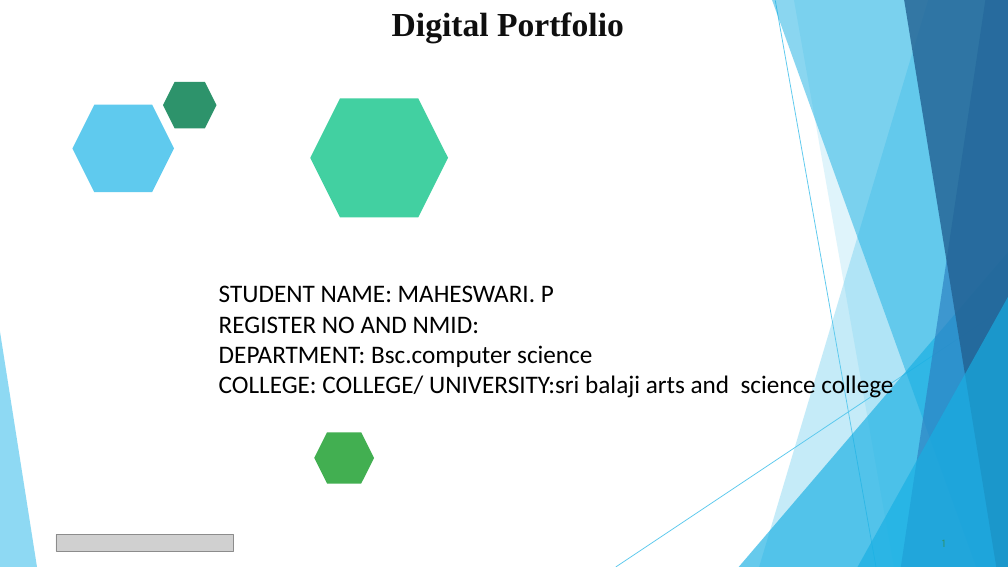
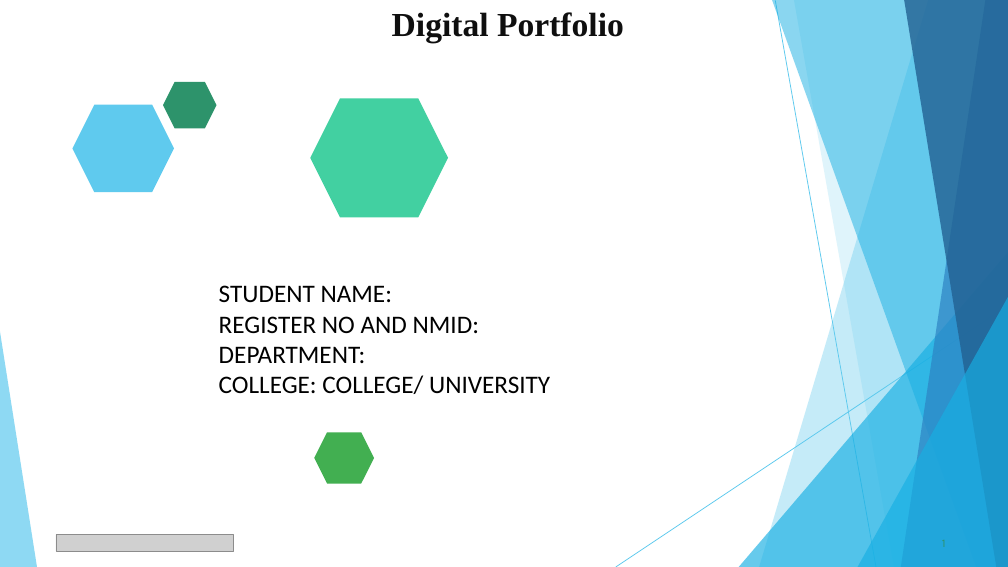
Before and after one commit to mahesh06periyasamy-dot/Maheswari-, a slide deck: slide 1 of PPT FWD TNSDC 2025.pptx. Drawn at 1008x567 pixels with LibreOffice and Linux fonts; fonts in the diff are those of the drawing; grey boxes stand for pictures. Boxes give left, top, right and bottom in pixels: in the first picture for what was removed or moved away, otherwise in the second. Text is boxed around its words. In the diff, an @@ line names an element or a change of style, - is before the commit and + after.

```diff
--- a/PPT FWD TNSDC 2025.pptx
+++ b/PPT FWD TNSDC 2025.pptx
@@ text at box(219, 285, 392, 303): text changed @@
-STUDENT NAME: MAHESWARI. P
+STUDENT NAME:
@@ text at box(219, 346, 550, 394): text changed @@
-DEPARTMENT: Bsc.computer science
-COLLEGE: COLLEGE/ UNIVERSITY:sri balaji arts and science college
+DEPARTMENT:
+COLLEGE: COLLEGE/ UNIVERSITY
```
Also in this commit, not shown: 7 other slides changed, 3 slides added, 3 slides removed.
